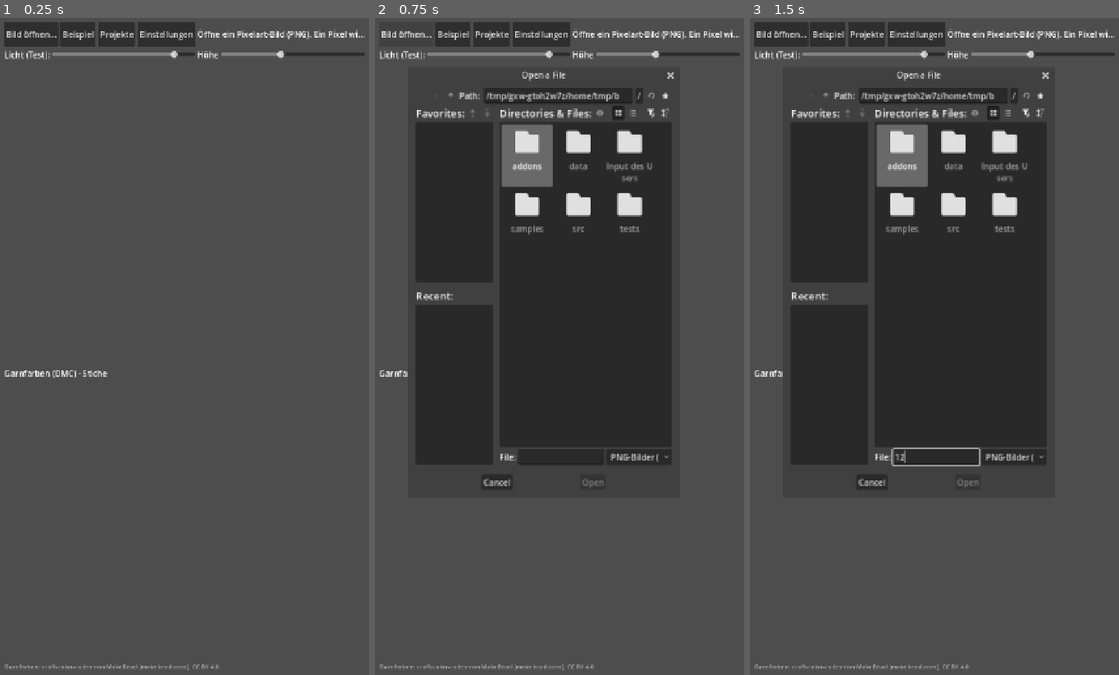
Above: before the commit, frames 1-3 (left to right).
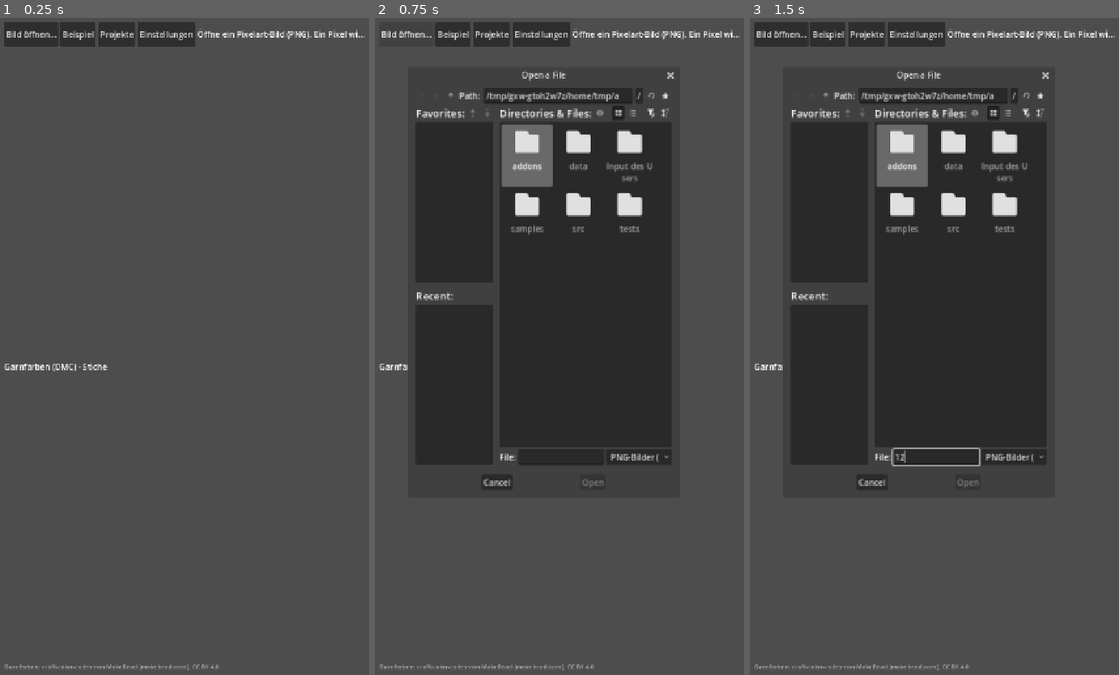
Above: after the commit, the same moments.

Repository: RealTavox/Sticksie
Game: Godot game, scene res://src/main.tscn
Same seed, same stepped clock (60 frames per second), same inputs: the game is played once before the commit and once after it.
Inputs (mouse positions are in pixels of both pictures, inside the frame that each line leads up to):
- Up to frame 1 (0.25 s): no input
- Up to frame 2 (0.75 s): click "Bild öffnen…" at 0.5 s
- Up to frame 3 (1.5 s): click (934, 458) at 1.27 s; type "12" at 1.35 s

The runs differ from the first frame. In frame 1, 0.9% of the frame differs, in the area x 1-99%, y 5-55%; in frame 2, 0.6%; in frame 3, 0.6%.

Commit message:
feat(settings): move the light into the advanced settings, orbit on an oval
The test sliders for the light leave the toolbar and menu; direction and
height are now saved settings in the advanced part, shown live while
dragging and put back on Abbrechen. By default the light comes from the
top left, fairly high (55°).

The reward spin after each step no longer turns the light on a flat
circle: seen from above it runs round an oval shifted towards the light,
so it rises almost overhead on the far side and sinks back, and never
comes low from the bottom right.

The settings now scroll when they are taller than the screen.

Co-Authored-By: Claude Opus 5.5 <noreply@anthropic.com>

Diff:
--- a/src/main.gd
+++ b/src/main.gd
@@ -36,11 +36,8 @@
 const PROGRESS_HEIGHT := 16.0
 ## Smallest cell size when stitching starts, so the current block is easy to see.
 const STITCH_CELL_PX := 24.0
-## Starting light for the test sliders: from the top left, 40° above the fabric.
-const LIGHT_AZIMUTH := 315.0
-const LIGHT_ELEVATION := 40.0
-## After each step the light swings once around the fabric, as a little reward; during a
-## celebration it keeps going round.
+## After each step the light swings once around the fabric on an oval (StitchScene.orbit()), as
+## a little reward; during a celebration it keeps going round.
 const LIGHT_SPIN_SECONDS := 0.9
 const LIGHT_LOOP_SECONDS := 2.4
 ## Start corners in the settings: label and (top_to_bottom, start_left, auto).
@@ -118,6 +115,8 @@
 var _projects_button: Button
 var _project_browser: ProjectBrowser
 var _settings_dialog: AcceptDialog
+## Holds the settings, scrolling when they are taller than the screen allows.
+var _settings_scroll: ScrollContainer
 var _limit_box: CheckBox
 var _corner_option: OptionButton
 var _limit_spin: SpinBox
@@ -133,7 +132,6 @@
 var _side_button: Button
 var _info_label: Label
 var _toolbar: HFlowContainer
-var _light_row: HBoxContainer
 var _desktop_root: MarginContainer
 var _desktop_column: VBoxContainer
 var _body: BoxContainer
@@ -230,7 +228,6 @@
 	_info_label.text = "Öffne ein Pixelart-Bild (PNG). Ein Pixel wird ein Kreuzstich."
 	_info_label.size_flags_horizontal = Control.SIZE_EXPAND_FILL
 	_info_label.size_flags_vertical = Control.SIZE_SHRINK_CENTER
-	_light_row = _make_light_row()
 
 	_view = PatternView.new()
 	_view.size_flags_horizontal = Control.SIZE_EXPAND_FILL
@@ -478,7 +475,6 @@
 		_place(_view, _touch_root, 0)
 		_view.set_anchors_and_offsets_preset(Control.PRESET_FULL_RECT)
 		_place(_toolbar, _menu_content, 0)
-		_place(_light_row, _menu_content, 1)
 		_place(_info_label, _text_content, 0)
 		_place(_stitch_panel.info, _text_content, 1)
 		_place(_list_host, _list_content, 0)
@@ -490,7 +486,6 @@
 	else:
 		_place(_toolbar, _desktop_column, 0)
 		_place(_info_label, _toolbar)
-		_place(_light_row, _desktop_column, 1)
 		_place(_view, _body, 0)
 		_place(_list_host, _body, 1)
 		_place(_stitch_panel.info, _stitch_panel, 0)
@@ -533,19 +528,19 @@
 		_text_button.tooltip = "Projektinfo ein- und ausblenden"
 
 
-## Test controls for the light on fabric and thread (direction and height above the fabric), to
-## judge the normal maps; to be removed once the look is settled.
+## The light on fabric and thread in the advanced settings: where it comes from and how high
+## above the fabric. Moving a slider shows it right away; Abbrechen puts the saved light back.
 func _make_light_row() -> HBoxContainer:
 	var row := HBoxContainer.new()
 	var label := Label.new()
-	label.text = "Licht (Test):"
+	label.text = "Licht von:"
 	row.add_child(label)
-	_light_azimuth = _make_light_slider(0.0, 360.0, LIGHT_AZIMUTH)
+	_light_azimuth = _make_light_slider(0.0, 360.0, Preferences.light_azimuth())
 	row.add_child(_light_azimuth)
 	var height_label := Label.new()
-	height_label.text = "Höhe"
+	height_label.text = "Höhe:"
 	row.add_child(height_label)
-	_light_elevation = _make_light_slider(5.0, 90.0, LIGHT_ELEVATION)
+	_light_elevation = _make_light_slider(5.0, 90.0, Preferences.light_elevation())
 	row.add_child(_light_elevation)
 	return row
 
@@ -562,10 +557,17 @@
 
 
 func _apply_light() -> void:
-	var azimuth := fposmod(_light_azimuth.value + _light_spin, 360.0)
-	_view.set_light(azimuth, _light_elevation.value)
+	var light := StitchScene.orbit(_light_azimuth.value, _light_elevation.value, _light_spin)
+	_view.set_light(light.x, light.y)
 	for button: RoundButton in [_menu_button, _list_button, _text_button, _menu_pin]:
-		button.set_light(azimuth, _light_elevation.value)
+		button.set_light(light.x, light.y)
+
+
+## The light as saved, on the sliders and on screen (after Abbrechen or `--light`).
+func _restore_light() -> void:
+	_light_azimuth.set_value_no_signal(Preferences.light_azimuth())
+	_light_elevation.set_value_no_signal(Preferences.light_elevation())
+	_apply_light()
 
 
 ## Swings the light once around the fabric (unless it is going round anyway).
@@ -604,9 +606,14 @@
 	_settings_dialog.ok_button_text = "Übernehmen"
 	_settings_dialog.add_cancel_button("Abbrechen")
 	_settings_dialog.confirmed.connect(_apply_settings)
+	_settings_dialog.canceled.connect(_restore_light)
 	add_child(_settings_dialog)
+	_settings_scroll = ScrollContainer.new()
+	_settings_scroll.horizontal_scroll_mode = ScrollContainer.SCROLL_MODE_DISABLED
+	_settings_dialog.add_child(_settings_scroll)
 	var content := VBoxContainer.new()
-	_settings_dialog.add_child(content)
+	content.size_flags_horizontal = Control.SIZE_EXPAND_FILL
+	_settings_scroll.add_child(content)
 	var ui_label := Label.new()
 	ui_label.text = "Bedienung:"
 	content.add_child(ui_label)
@@ -701,6 +708,13 @@
 			+ "oberen Schenkel nicht mehr gleich.")
 	note.modulate.a = 0.7
 	_advanced_box.add_child(note)
+	_advanced_box.add_child(HSeparator.new())
+	_advanced_box.add_child(_make_light_row())
+	var light_note := Label.new()
+	light_note.text = ("Richtung im Uhrzeigersinn von oben (315 = oben links) und Höhe über dem Stoff\n"
+			+ "(90 = genau von oben). Nach jedem Schritt kreist das Licht einmal auf einem Oval.")
+	light_note.modulate.a = 0.7
+	_advanced_box.add_child(light_note)
 	_show_advanced(false)
 
 
@@ -708,7 +722,18 @@
 	_advanced_button.set_pressed_no_signal(open)
 	_advanced_button.text = ("▾ " if open else "▸ ") + "Erweitert"
 	_advanced_box.visible = open
+	_fit_settings()
+
+
+## Sizes the settings to their content, at most as tall as fits on screen (they scroll then).
+func _fit_settings() -> void:
+	var content: Control = _settings_scroll.get_child(0)
+	var wanted := content.get_combined_minimum_size()
+	var room := get_viewport_rect().size.y - 140.0
+	_settings_scroll.custom_minimum_size = Vector2(wanted.x, minf(wanted.y, room))
 	_settings_dialog.reset_size()
+	if _settings_dialog.visible:
+		_settings_dialog.move_to_center()
 
 
 ## Leg order and needle start only count for a fixed style.
@@ -905,6 +930,7 @@
 	_leg_option.selected = 0 if Preferences.slash_first() else 1
 	_needle_start_option.selected = 1 if Preferences.needle_from_top() else 0
 	_update_needle_options()
+	_fit_settings()
 	_settings_dialog.popup_centered()
 
 
@@ -917,6 +943,7 @@
 
 ## Stores the preferences and replans the open project; stitched cells stay stitched.
 func _apply_settings() -> void:
+	Preferences.set_light(_light_azimuth.value, _light_elevation.value)
 	if (_ui_option.selected == 0) != Preferences.touch_mode():
 		Preferences.set_touch_mode(_ui_option.selected == 0)
 		_apply_ui_mode()
@@ -1513,9 +1540,9 @@
 			flip = arg.trim_prefix("--flip=").to_float()
 		elif arg.begins_with("--light="):
 			var light := arg.trim_prefix("--light=").split(",")
-			_light_azimuth.value = light[0].to_float()
-			if light.size() > 1:
-				_light_elevation.value = light[1].to_float()
+			Preferences.set_light(light[0].to_float(),
+					light[1].to_float() if light.size() > 1 else Preferences.light_elevation())
+			_restore_light()
 		elif arg == "--projects":
 			_show_projects.call_deferred()
 		elif arg.begins_with("--max-skip="):
--- a/src/project/preferences.gd
+++ b/src/project/preferences.gd
@@ -1,6 +1,9 @@
 class_name Preferences
 ## App-wide user preferences (DESIGN.md "Einstellungen"), kept in settings.cfg next to the
 ## project files, so test runs with another ProjectStore.directory don't touch them.
+
+const DEFAULT_LIGHT_AZIMUTH := 315.0
+const DEFAULT_LIGHT_ELEVATION := 55.0
 
 
 ## Most cells the thread may skip on the back before the app asks for a new thread;
@@ -86,6 +89,21 @@
 	_store("needle_from_top", from_top)
 
 
+## Where the light on fabric and thread comes from: degrees clockwise from the top of the
+## screen (default from the top left) and degrees above the fabric (default fairly high).
+static func light_azimuth() -> float:
+	return float(_load().get_value("view", "light_azimuth", DEFAULT_LIGHT_AZIMUTH))
+
+
+static func light_elevation() -> float:
+	return float(_load().get_value("view", "light_elevation", DEFAULT_LIGHT_ELEVATION))
+
+
+static func set_light(azimuth: float, elevation: float) -> void:
+	_store("light_azimuth", azimuth, "view")
+	_store("light_elevation", elevation, "view")
+
+
 ## Whether the screen is laid out for touch (a full-screen view with round buttons that open
 ## overlays) instead of the desktop layout with toolbar and side panel. Defaults to touch on
 ## phones and tablets.
--- a/src/render/stitch_scene.gd
+++ b/src/render/stitch_scene.gd
@@ -10,6 +10,10 @@
 ## thread.gdshader; their soft shadows reuse the same MultiMeshes with thread_shadow.gdshader.
 ## Blending follows instance order, so every first leg comes before every second leg.
 
+## The reward orbit of the light (orbit()), seen from above in units of the light's own distance
+## from overhead: the oval's centre lies this far towards the light, and it is this wide across.
+const ORBIT_CENTER := 0.55
+const ORBIT_WIDTH := 0.6
 const THREAD_WIDTH := StitchTextures.THREAD_WIDTH
 ## Height of the legs and back stitches above the fabric, in cells.
 const FIRST_LIFT := 0.03
@@ -209,6 +213,22 @@
 
 ## Light from `azimuth` degrees (clockwise from the top of the screen) at `elevation` degrees
 ## above the fabric.
+## The light `turn` degrees along its reward orbit from (`azimuth`, `elevation`), as
+## Vector2(azimuth, elevation). Seen from above, the light's direction runs round an oval that
+## starts at the given light and is shifted towards it: on the far side the light stands almost
+## overhead instead of coming from the opposite corner, and on the way round it rises and sinks
+## again. A turn of 0 or 360 is the given light.
+static func orbit(azimuth: float, elevation: float, turn: float) -> Vector2:
+	var a := deg_to_rad(azimuth)
+	var flat := cos(deg_to_rad(elevation))
+	var toward := Vector2(sin(a), -cos(a))
+	var t := deg_to_rad(turn)
+	var p := toward * flat * (ORBIT_CENTER + (1.0 - ORBIT_CENTER) * cos(t)) \
+			+ toward.orthogonal() * flat * ORBIT_WIDTH * sin(t)
+	var new_azimuth := fposmod(rad_to_deg(atan2(p.x, -p.y)), 360.0) if p.length() > 0.0001 else azimuth
+	return Vector2(new_azimuth, rad_to_deg(acos(clampf(p.length(), 0.0, 1.0))))
+
+
 func set_light(azimuth: float, elevation: float) -> void:
 	var a := deg_to_rad(azimuth)
 	var e := deg_to_rad(clampf(elevation, 1.0, 90.0))
--- a/tests/run_tests.gd
+++ b/tests/run_tests.gd
@@ -39,6 +39,7 @@
 	_test_format_2_loads()
 	_test_picker_order()
 	_test_leg_progress()
+	_test_light_orbit()
 	# The root joins the tree only once the main loop runs; gestures need it for their timers.
 	await process_frame
 	_test_gestures()
@@ -918,6 +919,23 @@
 
 
 ## The colour picker: greys first, then hues; every row from light to dark.
+func _test_light_orbit() -> void:
+	var start := StitchScene.orbit(315.0, 55.0, 0.0)
+	_check(absf(start.x - 315.0) < 0.01 and absf(start.y - 55.0) < 0.01, "orbit starts at the light: %s" % start)
+	var lowest := 90.0
+	var highest := 0.0
+	var from_bottom_right := false
+	for turn in range(0, 361, 5):
+		var light := StitchScene.orbit(315.0, 55.0, turn)
+		lowest = minf(lowest, light.y)
+		highest = maxf(highest, light.y)
+		# Low from the bottom right (azimuth 90..180) would light the stitches from the wrong side.
+		from_bottom_right = from_bottom_right or (light.x > 100.0 and light.x < 170.0 and light.y < 70.0)
+	_check(highest - lowest > 20.0, "the light rises and sinks on its way: %s..%s" % [lowest, highest])
+	_check(lowest >= 54.9, "never lower than where it starts: %s" % lowest)
+	_check(not from_bottom_right, "never low from the bottom right")
+
+
 func _test_leg_progress() -> void:
 	var pattern := _pattern(["00", "1."])
 	var session := StitchSession.new(pattern)
Not shown, changed: CLAUDE.md
